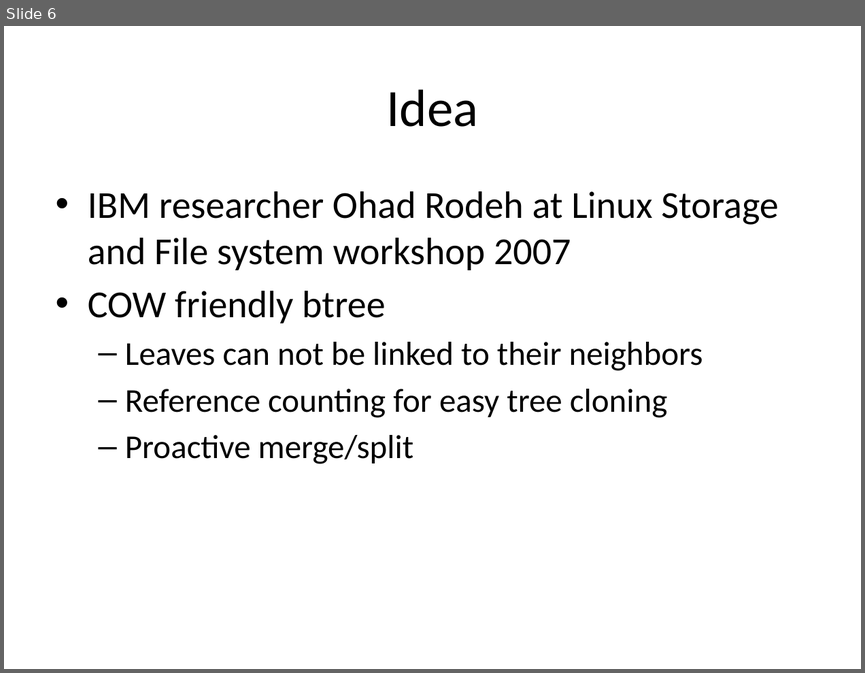
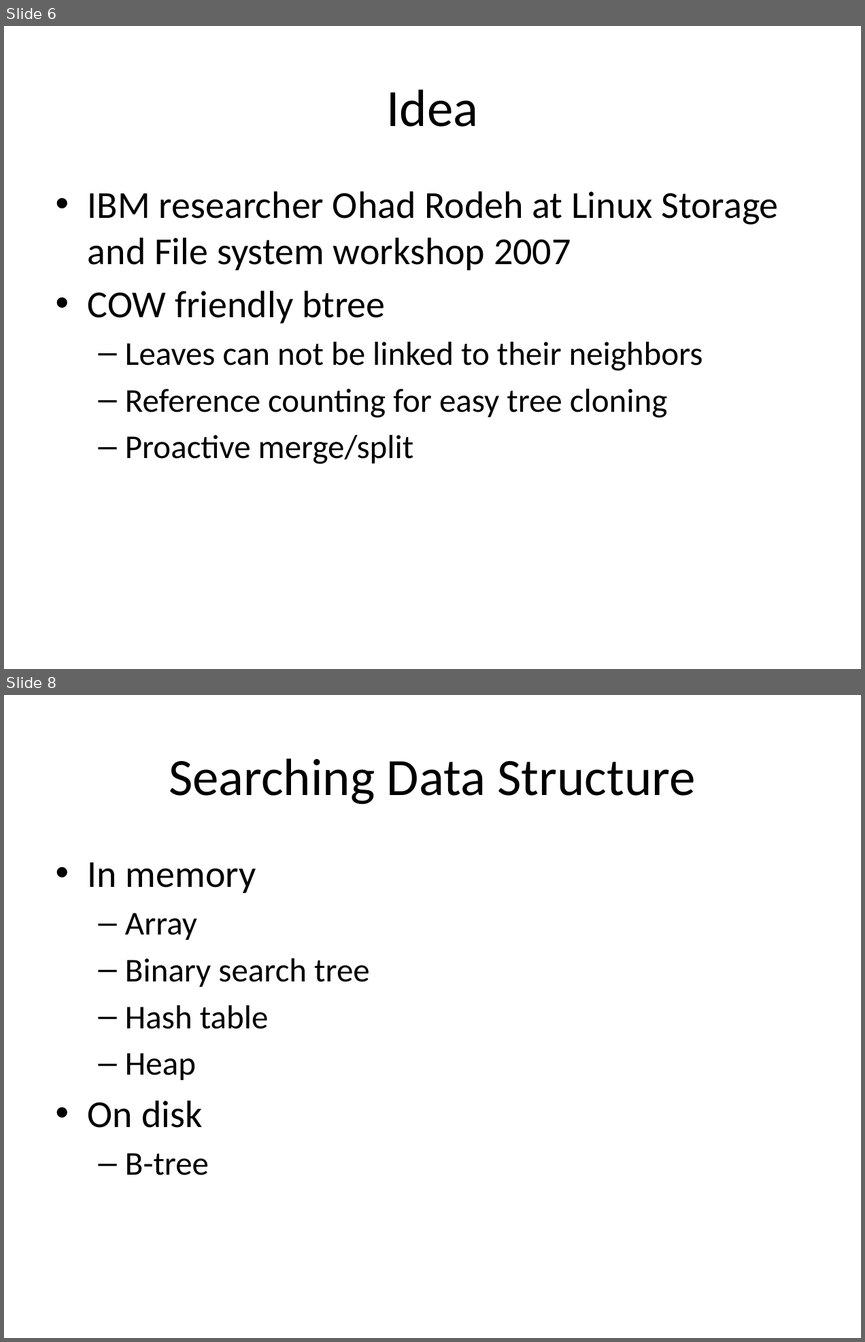
Before and after one commit to liujinmarshall/btrfs-doc, a slide deck: Bacik.pptx. Shown one above the other, each under a label of ours: slide 6 before the commit, slides 6 and 8 after it; the slides between them are not shown. The pictures are 865x673 and 865x1342 pixels, drawn with LibreOffice and Linux fonts; fonts in the diff are those of the drawing. Boxes give left, top, right and bottom in pixels: in the first picture for what was removed or moved away, otherwise in the second. Text is boxed around its words. In the diff, an @@ line names an element or a change of style, - is before the commit and + after.

```diff
--- a/Bacik.pptx
+++ b/Bacik.pptx
@@ slide 8 added at (4,695,861,1338), background #FFFFFF @@
@@ title added at (169,758,696,804), 44 pt, text #000000 @@
+Searching Data Structure
@@ text added at (88,862,370,1175), 28 pt, text #000000 @@
+• In memory
+  – Array
+  – Binary search tree
+  – Hash table
+  – Heap
+• On disk
+  – B-tree
```
Also in this commit, not shown: 3 slides changed, 10 other slides added, 1 slide removed.
